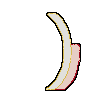
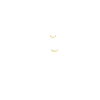
Revision of a layered w=100, h=100 image; what changed, layer by layer:
added layer "FlowBarOverlay" above "Flowbarfill" over [46, 12, 64, 64]
renamed "Paint Layer 1" to "flowbar", hid it, painted on it over [45, 12, 81, 91]
hid "Background", painted on it over [45, 12, 81, 91]